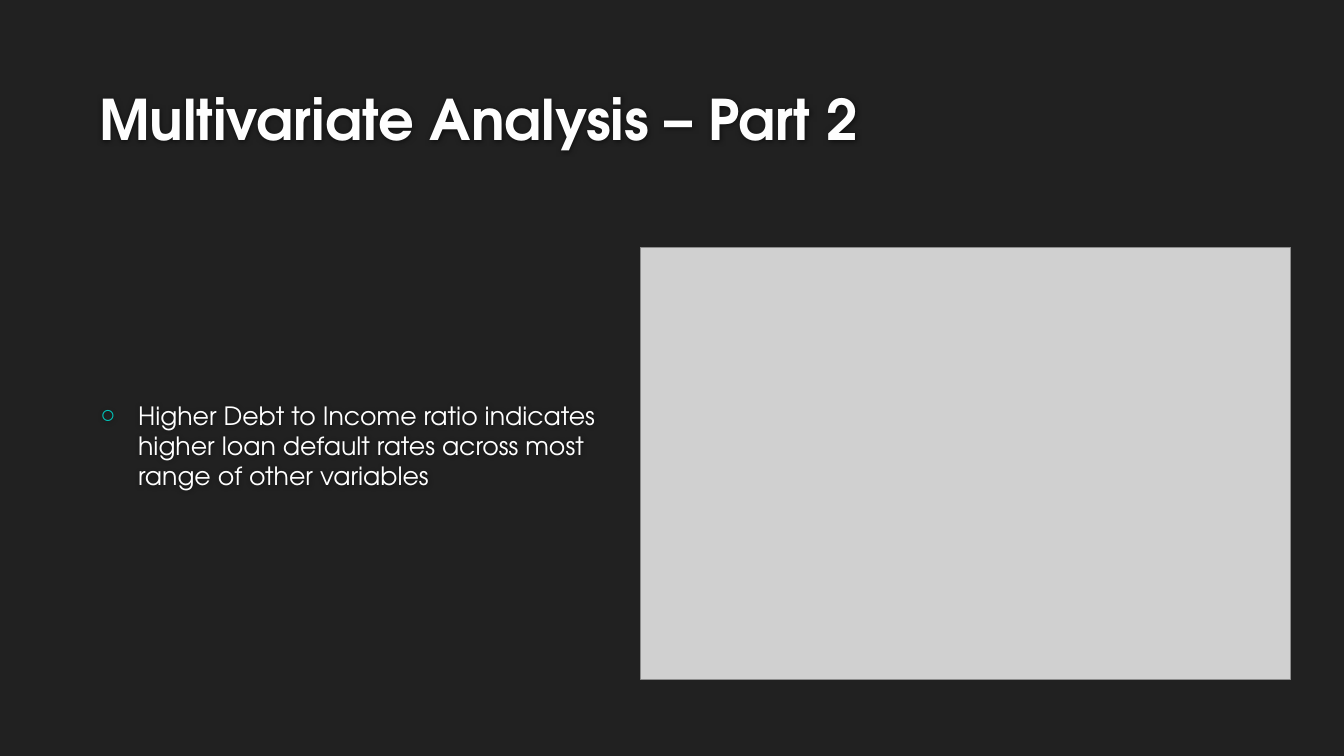
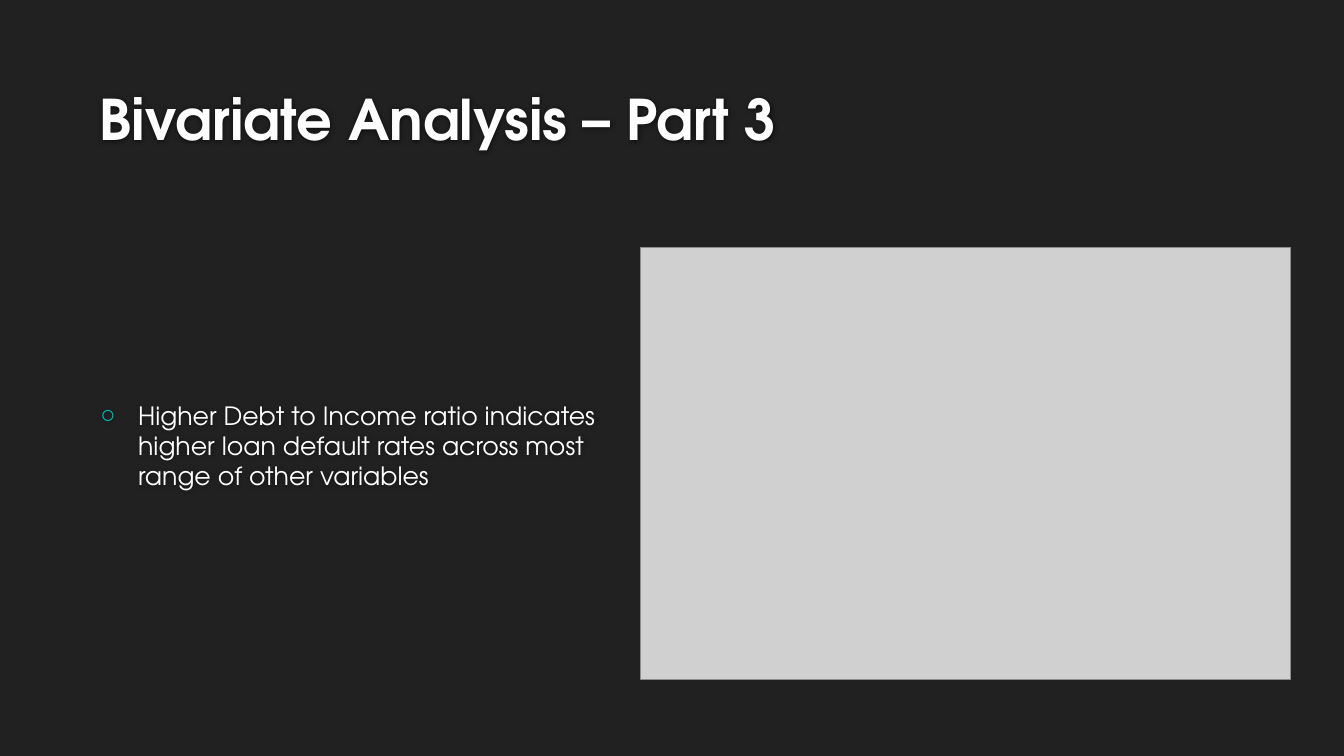
Before and after one commit to nishadh/LendingClubCaseStudy, a slide deck: slide 13 of Nishadh_Shrestha_Presentation.pptx. Drawn at 1344x756 pixels with LibreOffice and Linux fonts; fonts in the diff are those of the drawing; grey boxes stand for pictures; background and template pictures are left out. Boxes give left, top, right and bottom in pixels: in the first picture for what was removed or moved away, otherwise in the second. Text is boxed around its words. In the diff, an @@ line names an element or a change of style, - is before the commit and + after.

```diff
--- a/Nishadh_Shrestha_Presentation.pptx
+++ b/Nishadh_Shrestha_Presentation.pptx
@@ title at (99,97,776,151): text changed @@
-Multivariate Analysis – Part 2
+Bivariate Analysis – Part 3
```
Also in this commit, not shown: 2 other slides changed, 1 other file.
